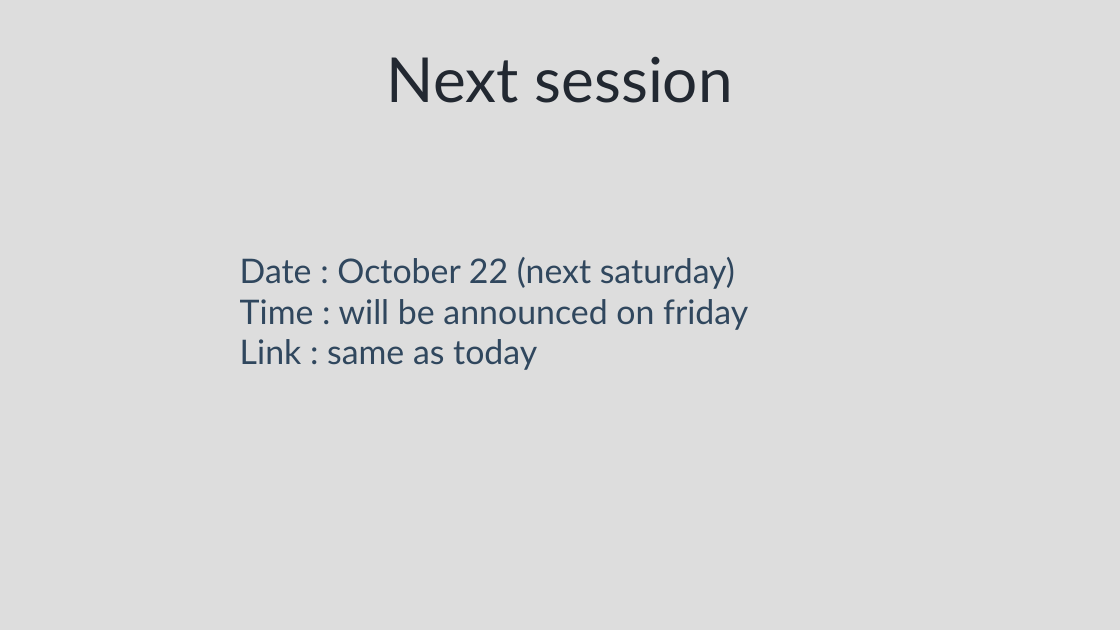
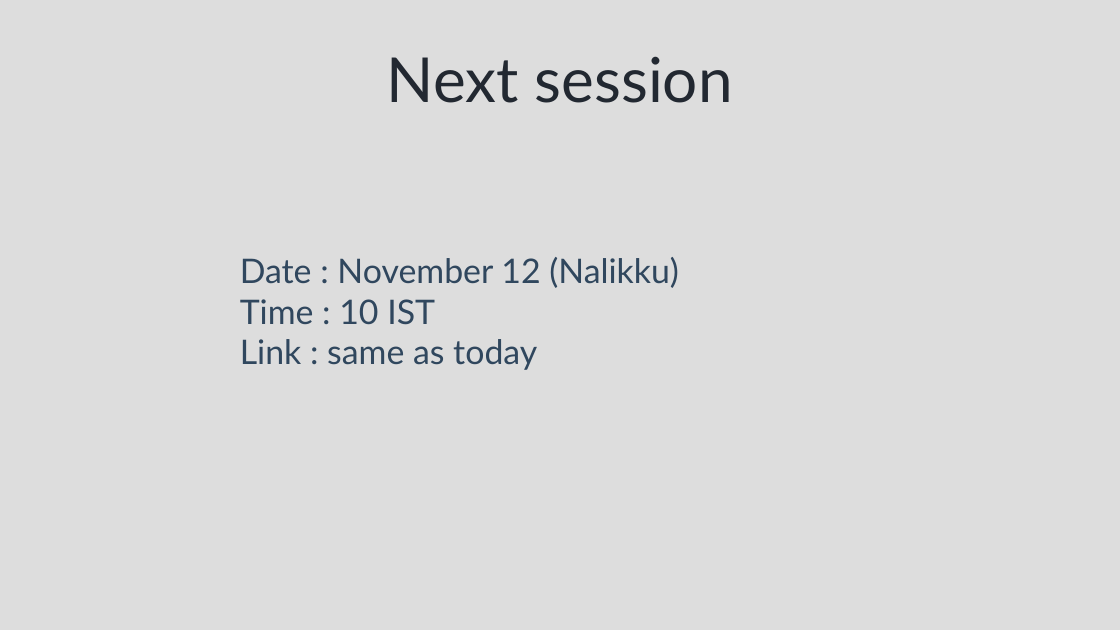
Before and after one commit to syedjafer/learnpythonwithus, a slide deck: slide 38 of session_8_ds_lists.odp (slide 28 before the commit). Drawn at 1120x630 pixels with LibreOffice and Linux fonts; fonts in the diff are those of the drawing. Boxes give left, top, right and bottom in pixels: in the first picture for what was removed or moved away, otherwise in the second. Text is boxed around its words. In the diff, an @@ line names an element or a change of style, - is before the commit and + after.

```diff
--- a/session_8_ds_lists.odp
+++ b/session_8_ds_lists.odp
@@ text at [240, 257, 678, 325]: text changed @@
-Date : October 22 (next saturday)
-Time : will be announced on friday
+Date : November 12 (Nalikku)
+Time : 10 IST
```
Also in this commit, not shown: 2 other slides changed, 10 slides added, 6 other files.
